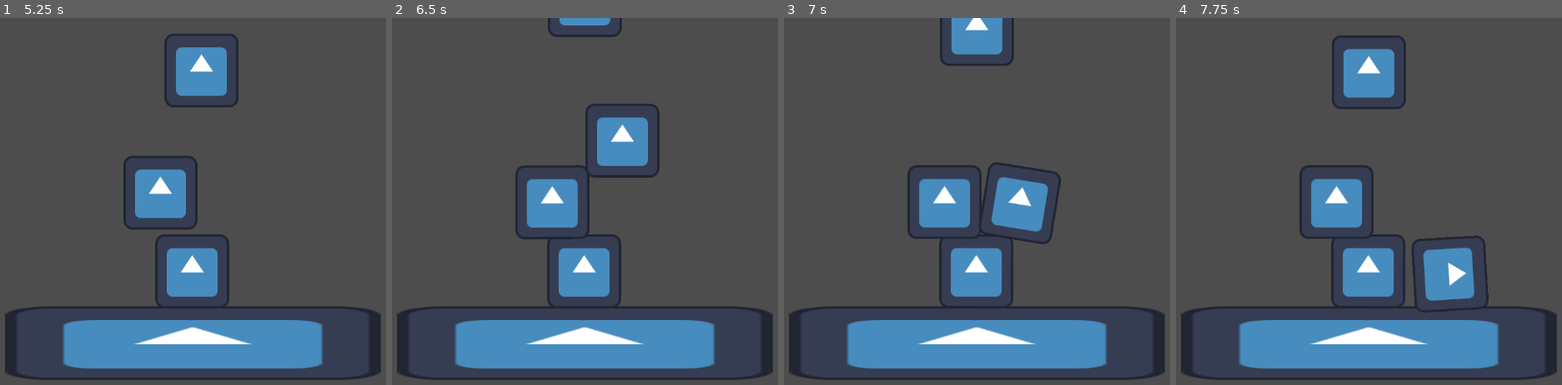
Above: before the commit, frames 1-4 (left to right).
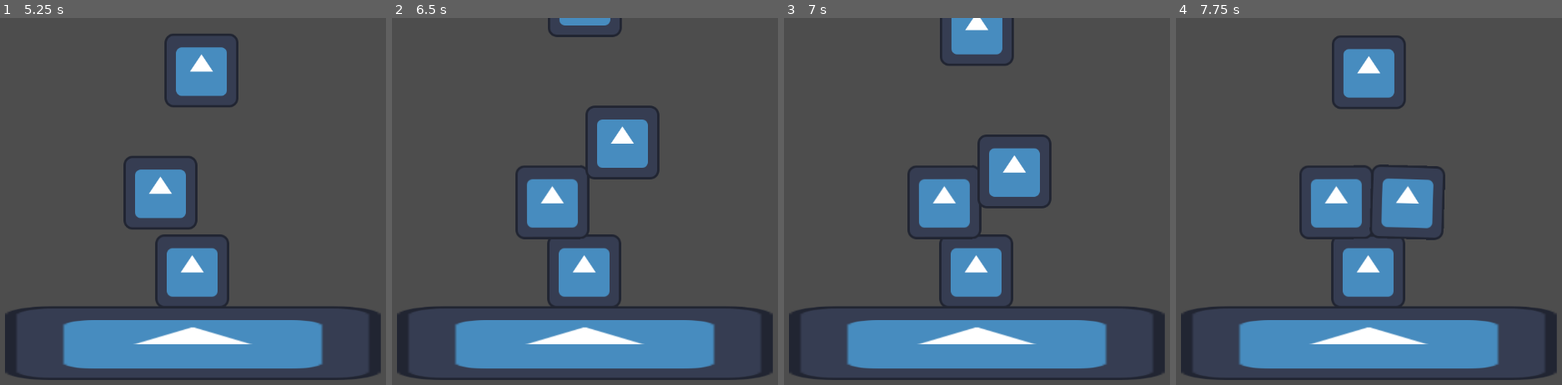
Above: after the commit, the same moments.

Repository: anfray-lapeyre/MADz-GameJam-04-2025
Game: Godot game, scene res://Scenes/Levels/map_test_max.tscn
Two runs of this game, one before a commit and one after it. Both use one fixed random seed, a clock stepped at 60 frames per second and the inputs below. The engine's default icon, where the game draws it, is replaced by a stand-in: a white triangle on a blue panel in a dark square.
Inputs:
- Up to frame 1 (5.25 s): hold D (move_right) 0.53-1.28 s; hold A (move_left) 1.28-2.03 s; hold D (move_right) 2.03-3.53 s; hold A (move_left) from 3.53 s (still down)
- Up to frame 2 (6.5 s): release A (move_left) at 5.78 s; hold D (move_right) from 5.78 s (still down)
- Up to frame 3 (7 s): keep holding D (move_right)
- Up to frame 4 (7.75 s): keep holding D (move_right)

Frame 1 is identical in both runs. In frame 2, 0.6% of the frame differs, in the area x 50-70%, y 23-44%; in frame 3, 3.3%; in frame 4, 4.5%, in the area x 34-81%, y 39-81%.

Commit message:
Fixes on the physics of the experiences

Diff:
--- a/the_souls_balance/Scenes/Levels/map_test_max.tscn
+++ b/the_souls_balance/Scenes/Levels/map_test_max.tscn
@@ -1,7 +1,7 @@
 [gd_scene load_steps=4 format=3 uid="uid://dutmn56llcgu6"]
 
 [ext_resource type="Texture2D" uid="uid://dp7igmvsk0mcr" path="res://Assets/2D/icon.svg" id="1_fau7e"]
-[ext_resource type="PackedScene" uid="uid://csvwci44smh26" path="res://Scenes/Objects/Experiences/obj_parent_experience.tscn" id="1_rijgl"]
+[ext_resource type="PackedScene" uid="uid://csvwci44smh26" path="res://Scenes/Objects/Experiences/obj_experience.tscn" id="1_rijgl"]
 
 [sub_resource type="RectangleShape2D" id="RectangleShape2D_ix5m4"]
 size = Vector2(652, 119)
--- /dev/null
+++ b/the_souls_balance/Scenes/Objects/Experiences/obj_experience.tscn
@@ -0,0 +1,25 @@
+[gd_scene load_steps=4 format=3 uid="uid://csvwci44smh26"]
+
+[ext_resource type="Texture2D" uid="uid://dp7igmvsk0mcr" path="res://Assets/2D/icon.svg" id="1_7giel"]
+[ext_resource type="Script" path="res://Scripts/Global/scr_experience.gd" id="1_717cv"]
+
+[sub_resource type="RectangleShape2D" id="RectangleShape2D_v1gpg"]
+size = Vector2(120, 120)
+
+[node name="obj_experience" type="RigidBody2D"]
+script = ExtResource("1_717cv")
+
+[node name="experience_sprite" type="Sprite2D" parent="."]
+texture = ExtResource("1_7giel")
+
+[node name="experience_collider" type="CollisionShape2D" parent="."]
+shape = SubResource("RectangleShape2D_v1gpg")
+
+[node name="detect_area" type="Area2D" parent="."]
+
+[node name="detect_area_collider" type="CollisionPolygon2D" parent="detect_area"]
+position = Vector2(-62, 78.1625)
+scale = Vector2(1, 8.3125)
+polygon = PackedVector2Array(62, -6.99699, 10, -1.70376, 114, -1.70376, 62, -6.99699)
+
+[connection signal="body_entered" from="detect_area" to="." method="_on_area_2d_body_entered"]
--- a/the_souls_balance/Scenes/Objects/Experiences/obj_parent_experience.tscn
+++ /dev/null
@@ -1,24 +0,0 @@
-[gd_scene load_steps=4 format=3 uid="uid://csvwci44smh26"]
-
-[ext_resource type="Texture2D" uid="uid://dp7igmvsk0mcr" path="res://Assets/2D/icon.svg" id="1_7giel"]
-[ext_resource type="Script" path="res://Scripts/Global/scr_parent_experience.gd" id="1_717cv"]
-
-[sub_resource type="RectangleShape2D" id="RectangleShape2D_v1gpg"]
-size = Vector2(120, 120)
-
-[node name="parent piece" type="RigidBody2D"]
-script = ExtResource("1_717cv")
-
-[node name="Sprite2D" type="Sprite2D" parent="."]
-texture = ExtResource("1_7giel")
-
-[node name="CollisionShape2D" type="CollisionShape2D" parent="."]
-shape = SubResource("RectangleShape2D_v1gpg")
-
-[node name="detect area" type="Area2D" parent="."]
-
-[node name="CollisionShape2D" type="CollisionPolygon2D" parent="detect area"]
-position = Vector2(-62, 65)
-polygon = PackedVector2Array(-1, -2, 125, -2, 125, -128, -1, -128, -1, -2, 1, -4, 1, -126, 123, -126, 123, -4, 1, -4)
-
-[connection signal="body_entered" from="detect area" to="." method="_on_area_2d_body_entered"]
--- a/the_souls_balance/Scripts/Global/scr_parent_experience.gd
+++ b/the_souls_balance/Scripts/Global/scr_experience.gd
@@ -4,9 +4,11 @@
 @export var ex_horizontal_distance: float = 50 # horizontal distance when pressing Q and D
 @export_range(0.0, 1.0) var ex_smoothiness_of_transition := 0.5 # Smoothness of the horizontal movement
 @export var ex_gravity: float = 1.0 # How strong is the gravity when you don't controle the experience anymore
+@export var ex_time_before_release_control: float = 0.0
 
 var target_position: Vector2
 var is_controlled: bool = true
+@onready var self_collider : RigidBody2D = $"."
 
 func _ready() -> void:
 	target_position = global_position
@@ -27,11 +29,17 @@
 
 #Need to separate in two functions because Godot doesn't like to change things while changing physics.
 func _on_area_2d_body_entered(body: Node) -> void:
-	if is_controlled:
-		is_controlled = false
+	print (body)
+	if body == self_collider:
+		return
+	if is_controlled :
 		call_deferred("_release_control") #To avoid everything happening all at once and yeeting the experiences
 
-func _release_control(): #DJ makes me lose control
+func _release_control(): #function to make the player loose control of the pieces
+	if is_controlled == false:
+		return
+	await get_tree().create_timer(ex_time_before_release_control).timeout
+	is_controlled = false
 	freeze = false
 	gravity_scale = ex_gravity
 	print ("release control")
